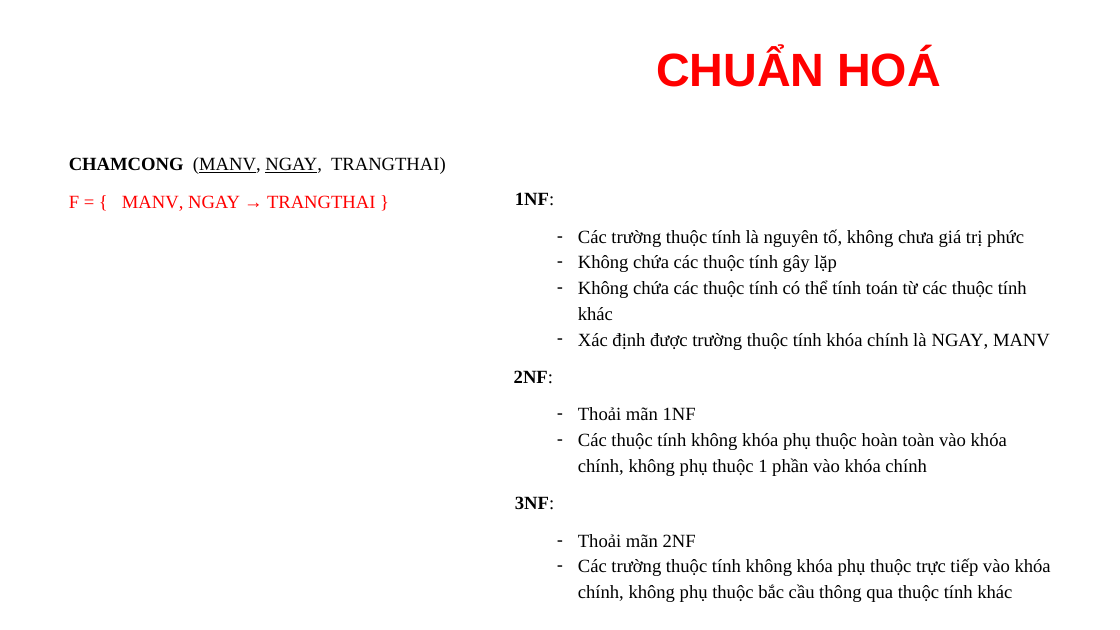
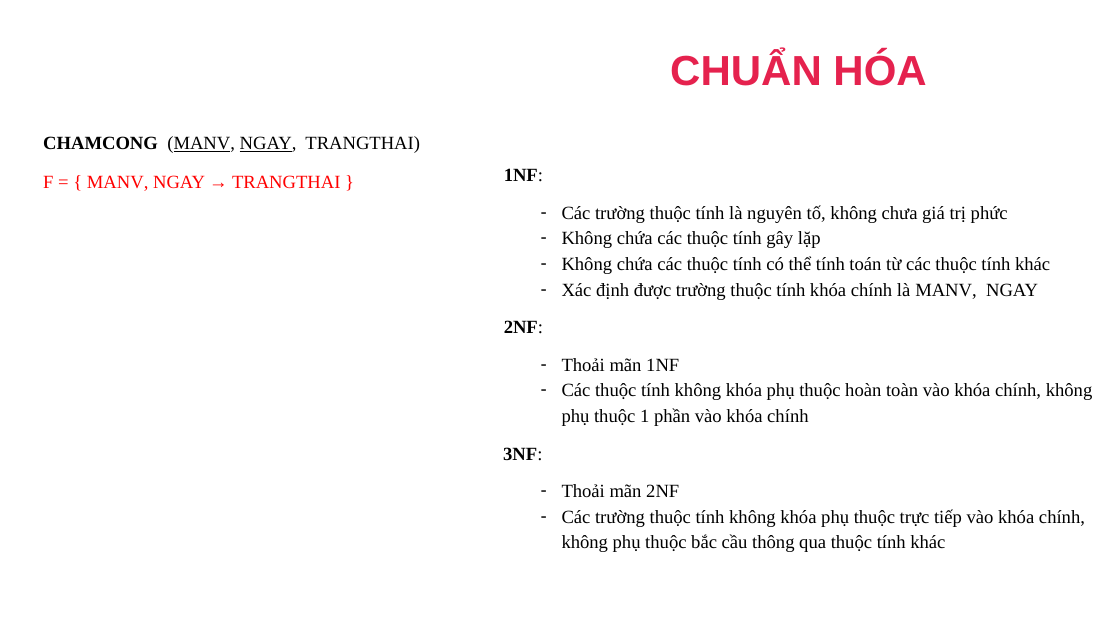
Before and after one commit to dangbinhphuoc/Sql_QuanLyNhanSu, a slide deck: slide 41 of PPQuanLyNhanSu.pptx (slide 40 before the commit). Drawn at 1120x630 pixels with LibreOffice and Linux fonts; fonts in the diff are those of the drawing; background and template pictures are left out. Boxes give left, top, right and bottom in pixels: in the first picture for what was removed or moved away, otherwise in the second. Text is boxed around its words. In the diff, an @@ line names an element or a change of style, - is before the commit and + after.

```diff
--- a/PPQuanLyNhanSu.pptx
+++ b/PPQuanLyNhanSu.pptx
@@ text at (670, 51, 926, 86): text changed; size 40 to 36 pt; text colour #FF0000 to #E5224E @@
-CHUẨN HOÁ
+CHUẨN HÓA
@@ text added at (43, 136, 420, 153), 16 pt, text #000000 @@
+CHAMCONG (MANV, NGAY, TRANGTHAI)
@@ text "F = { MANV, NGAY ...": place and size @@
-text "F = { MANV, NGAY ..." at (69, 157, 446, 211)
+text "F = { MANV, NGAY ..." at (43, 175, 341, 191)
@@ text at (69, 157, 446, 174): paragraph removed @@
-CHAMCONG (MANV, NGAY, TRANGTHAI)
@@ text "1NF:": place and size @@
-text "1NF:" at (514, 192, 1051, 602)
+text "1NF:" at (503, 168, 1093, 552)
@@ text at (504, 168, 543, 334): indent changed @@
@@ text at (562, 283, 1038, 300): text changed @@
-    – Xác định được trường thuộc tính khóa chính là NGAY, MANV
+    – Xác định được trường thuộc tính khóa chính là MANV, NGAY
```
Also in this commit, not shown: 40 other slides changed, 1 slide added, 2 other files.
